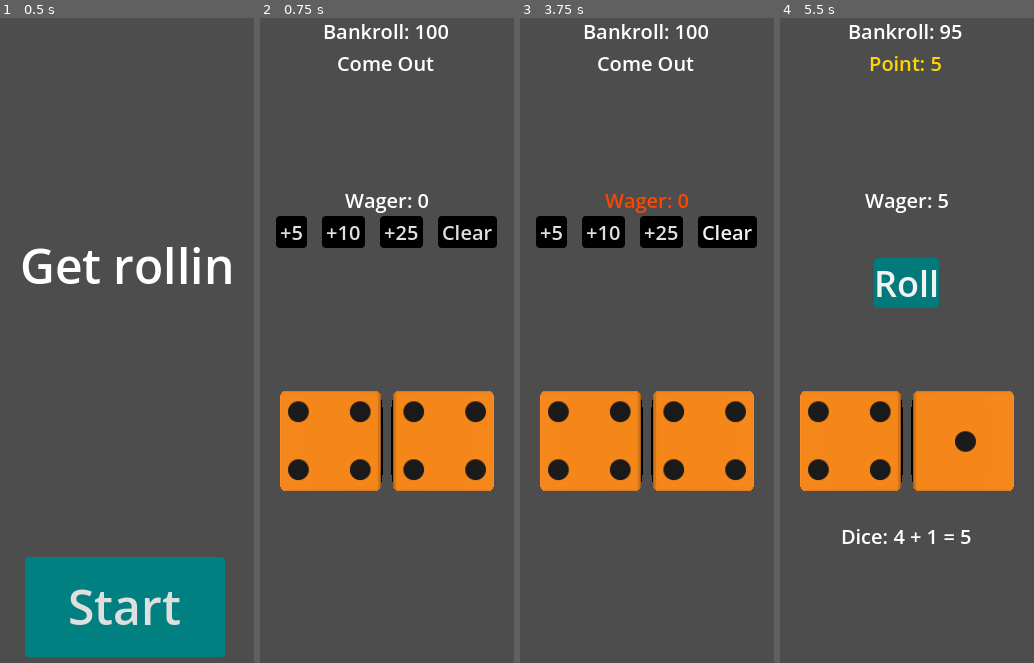
Above: before the commit, frames 1-4 (left to right).
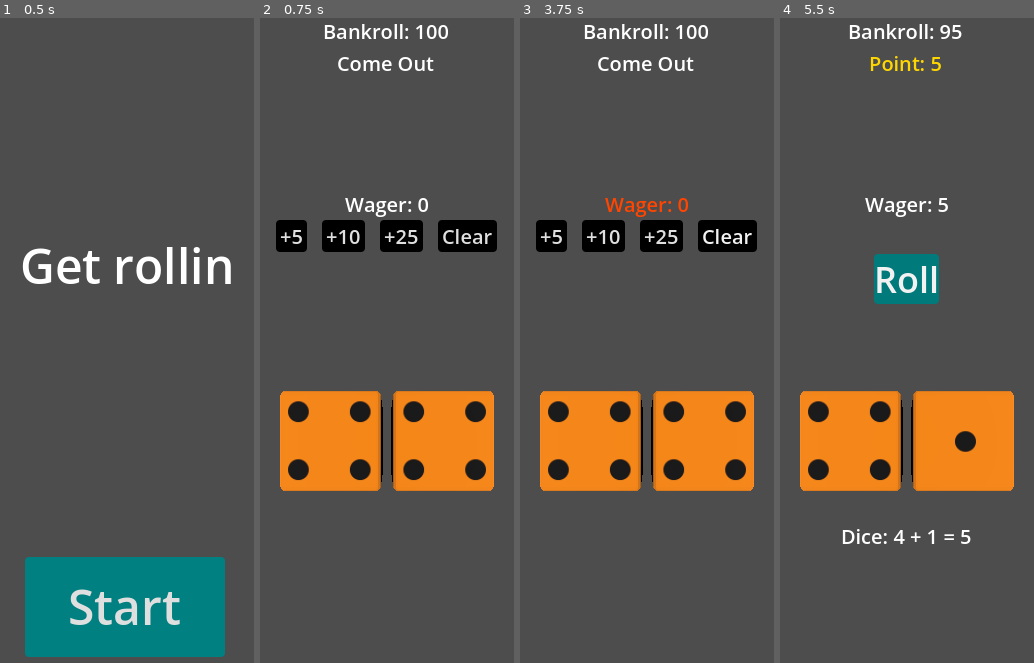
Above: after the commit, the same moments.

Repository: asarenski/godotCraps
Game: Godot game, scene res://src/scenes/main/main.tscn
Two runs of this game, one before a commit and one after it. Both use one fixed random seed, a clock stepped at 60 frames per second and the inputs below.
Inputs:
- Up to frame 1 (0.5 s): no input
- Up to frame 2 (0.75 s): click "Start" at 0.5 s
- Up to frame 3 (3.75 s): click "+5" at 1.25 s; click "+10" at 2 s; click "+25" at 2.75 s; click "Clear" at 3.5 s
- Up to frame 4 (5.5 s): click "+5" at 4.25 s; click "Roll" at 5 s

Frame 1 is identical in both runs. In frame 2, 2.0% of the frame differs, in the area x 6-94%, y 27-37%; in frame 3, 2.0%; in frame 4, 1.2%.

Commit message:
use mouse_filter instead of disabled to reserve space (disabled changed button size)

Diff:
--- a/src/scenes/main/hud.gd
+++ b/src/scenes/main/hud.gd
@@ -69,11 +69,11 @@
 func _set_reserved_visible(control: Control, shown: bool) -> void:
 	control.modulate.a = 1.0 if shown else 0.0
 	if control is BaseButton:
-		control.disabled = not shown
+		control.mouse_filter = Control.MOUSE_FILTER_STOP if shown else Control.MOUSE_FILTER_IGNORE
 	else:
 		for child in control.get_children():
 			if child is BaseButton:
-				child.disabled = not shown
+				child.mouse_filter = Control.MOUSE_FILTER_STOP if shown else Control.MOUSE_FILTER_IGNORE
 
 func _flash_wager_color(color: Color):
 	$Action/Timer.start()
